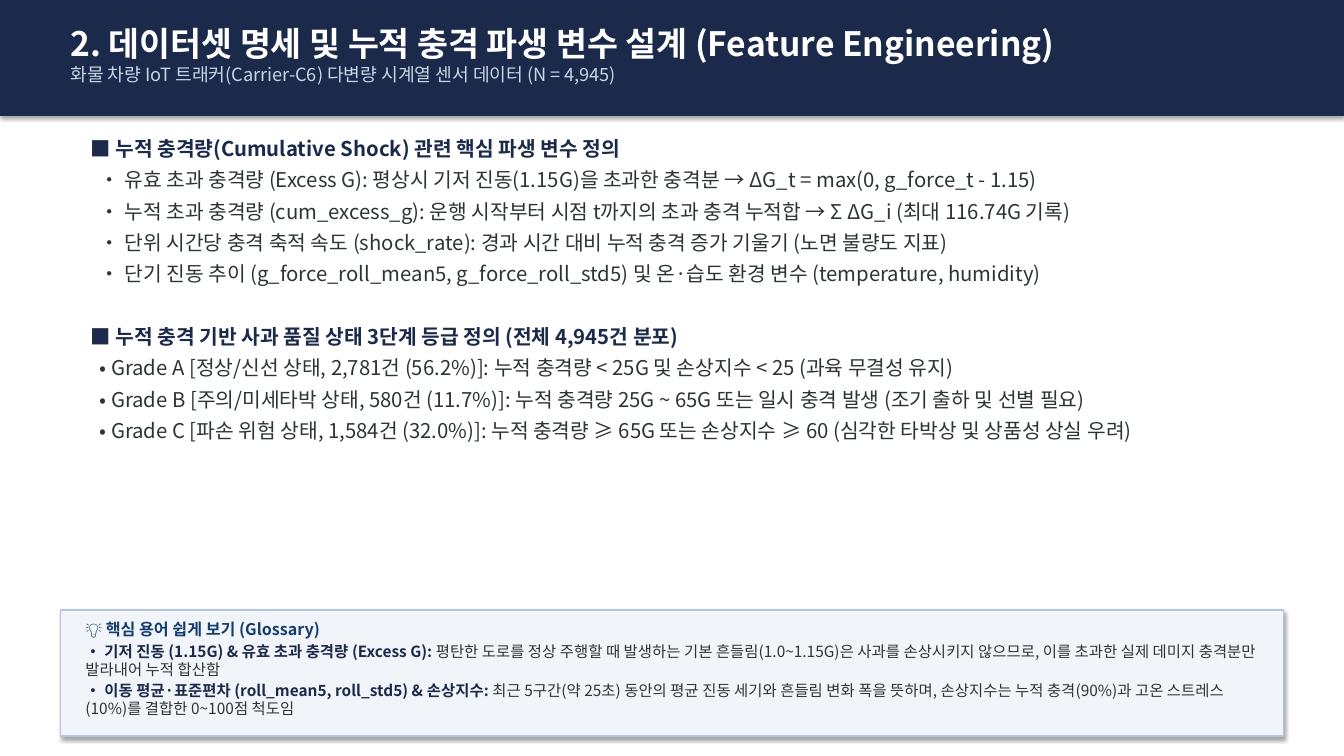
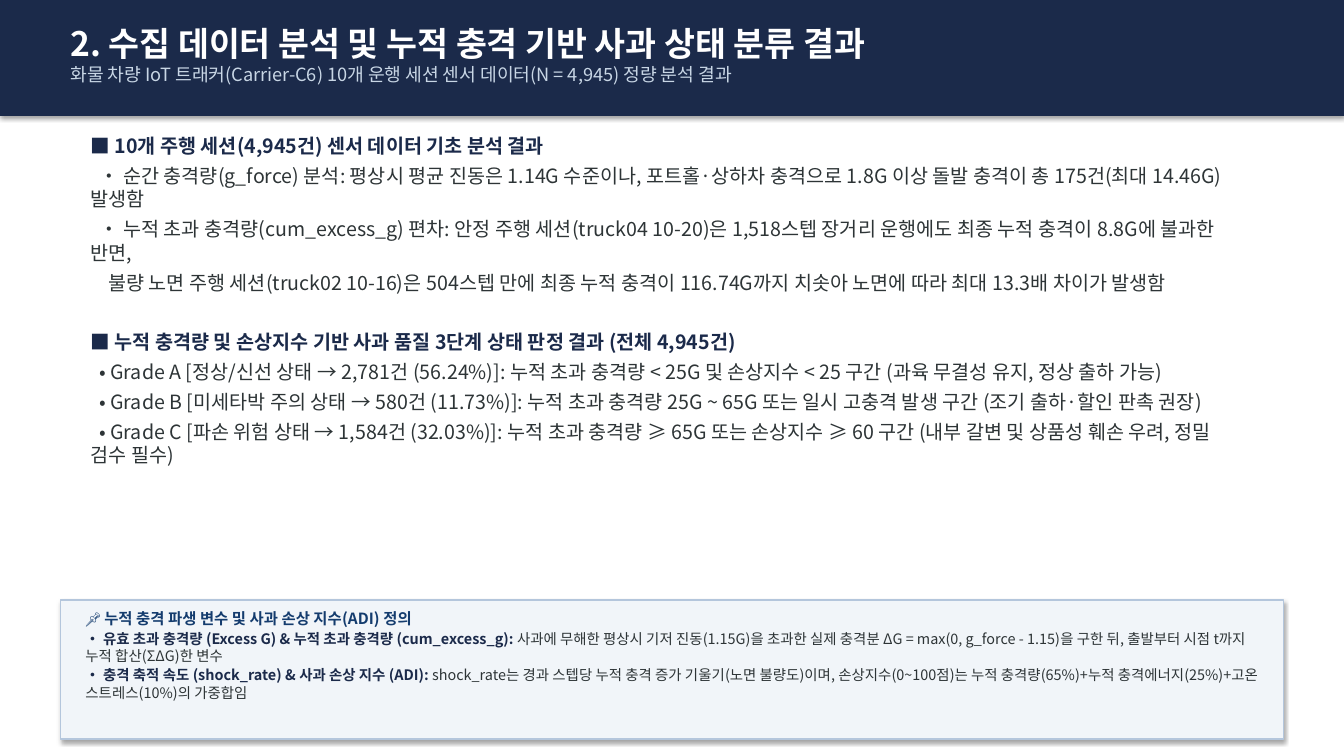
Before and after one commit to sungmin9910/prediction, a slide deck: slide 3 of 사과_운송_이상충격_예측_발표자료.pptx. Drawn at 1344x756 pixels with LibreOffice and Linux fonts; fonts in the diff are those of the drawing. Boxes give left, top, right and bottom in pixels: in the first picture for what was removed or moved away, otherwise in the second. Text is boxed around its words. In the diff, an @@ line names an element or a change of style, - is before the commit and + after.

```diff
--- a/사과_운송_이상충격_예측_발표자료.pptx
+++ b/사과_운송_이상충격_예측_발표자료.pptx
@@ text at (70,27,865,85): text changed @@
-2. 데이터셋 명세 및 누적 충격 파생 변수 설계 (Feature Engineering)
-화물 차량 IoT 트래커(Carrier-C6) 다변량 시계열 센서 데이터 (N = 4,945)
+2. 수집 데이터 분석 및 누적 충격 기반 사과 상태 분류 결과
+화물 차량 IoT 트래커(Carrier-C6) 10개 운행 세션 센서 데이터(N = 4,945) 정량 분석 결과
@@ text at (91,136,1221,466): text changed; size 14.5 to 14 pt @@
-■ 누적 충격량(Cumulative Shock) 관련 핵심 파생 변수 정의
-• 유효 초과 충격량 (Excess G): 평상시 기저 진동(1.15G)을 초과한 충격분 → ΔG_t = max(0, g_force_t - 1.15)
-• 누적 초과 충격량 (cum_excess_g): 운행 시작부터 시점 t까지의 초과 충격 누적합 → Σ ΔG_i (최대 116.74G 기록)
-• 단위 시간당 충격 축적 속도 (shock_rate): 경과 시간 대비 누적 충격 증가 기울기 (노면 불량도 지표)
-• 단기 진동 추이 (g_force_roll_mean5, g_force_roll_std5) 및 온·습도 환경 변수 (temperature, humidity)
-■ 누적 충격 기반 사과 품질 상태 3단계 등급 정의 (전체 4,945건 분포)
-• Grade A [정상/신선 상태, 2,781건 (56.2%)]: 누적 충격량 < 25G 및 손상지수 < 25 (과육 무결성 유지)
-• Grade B [주의/미세타박 상태, 580건 (11.7%)]: 누적 충격량 25G ~ 65G 또는 일시 충격 발생 (조기 출하 및 선별 필요)
-• Grade C [파손 위험 상태, 1,584건 (32.0%)]: 누적 충격량 ≥ 65G 또는 손상지수 ≥ 60 (심각한 타박상 및 상품성 상실 우려)
+■ 10개 주행 세션(4,945건) 센서 데이터 기초 분석 결과
+• 순간 충격량(g_force) 분석: 평상시 평균 진동은 1.14G 수준이나, 포트홀·상하차 충격으로 1.8G 이상 돌발 충격이 총 175건(최대 14.46G) 발생함
+• 누적 초과 충격량(cum_excess_g) 편차: 안정 주행 세션(truck04 10-20)은 1,518스텝 장거리 운행에도 최종 누적 충격이 8.8G에 불과한 반면,
+불량 노면 주행 세션(truck02 10-16)은 504스텝 만에 최종 누적 충격이 116.74G까지 치솟아 노면에 따라 최대 13.3배 차이가 발생함
+■ 누적 충격량 및 손상지수 기반 사과 품질 3단계 상태 판정 결과 (전체 4,945건)
+• Grade A [정상/신선 상태 → 2,781건 (56.24%)]: 누적 초과 충격량 < 25G 및 손상지수 < 25 구간 (과육 무결성 유지, 정상 출하 가능)
+• Grade B [미세타박 주의 상태 → 580건 (11.73%)]: 누적 초과 충격량 25G ~ 65G 또는 일시 고충격 발생 구간 (조기 출하·할인 판촉 권장)
+• Grade C [파손 위험 상태 → 1,584건 (32.03%)]: 누적 초과 충격량 ≥ 65G 또는 손상지수 ≥ 60 구간 (내부 갈변 및 상품성 훼손 우려, 정밀 검수 필수)
@@ rectangle: place and size @@
-rectangle at (60,610,1284,736)
+rectangle at (60,600,1284,739)
@@ text at (85,611,1258,701): text changed; size 11 to 10.3 pt @@
-💡 핵심 용어 쉽게 보기 (Glossary)
-• 기저 진동 (1.15G) & 유효 초과 충격량 (Excess G): 평탄한 도로를 정상 주행할 때 발생하는 기본 흔들림(1.0~1.15G)은 사과를 손상시키지 않으므로, 이를 초과한 실제 데미지 충격분만 발라내어 누적 합산함
-• 이동 평균·표준편차 (roll_mean5, roll_std5) & 손상지수: 최근 5구간(약 25초) 동안의 평균 진동 세기와 흔들림 변화 폭을 뜻하며, 손상지수는 누적 충격(90%)과 고온 스트레스(10%)를 결합한 0~100점 척도임
+📌 누적 충격 파생 변수 및 사과 손상 지수(ADI) 정의
+• 유효 초과 충격량 (Excess G) & 누적 초과 충격량 (cum_excess_g): 사과에 무해한 평상시 기저 진동(1.15G)을 초과한 실제 충격분 ΔG = max(0, g_force - 1.15)을 구한 뒤, 출발부터 시점 t까지 누적 합산(ΣΔG)한 변수
+• 충격 축적 속도 (shock_rate) & 사과 손상 지수 (ADI): shock_rate는 경과 스텝당 누적 충격 증가 기울기(노면 불량도)이며, 손상지수(0~100점)는 누적 충격량(65%)+누적 충격에너지(25%)+고온 스트레스(10%)의 가중합임
```
Also in this commit, not shown: 8 other slides changed, 4 other files.
